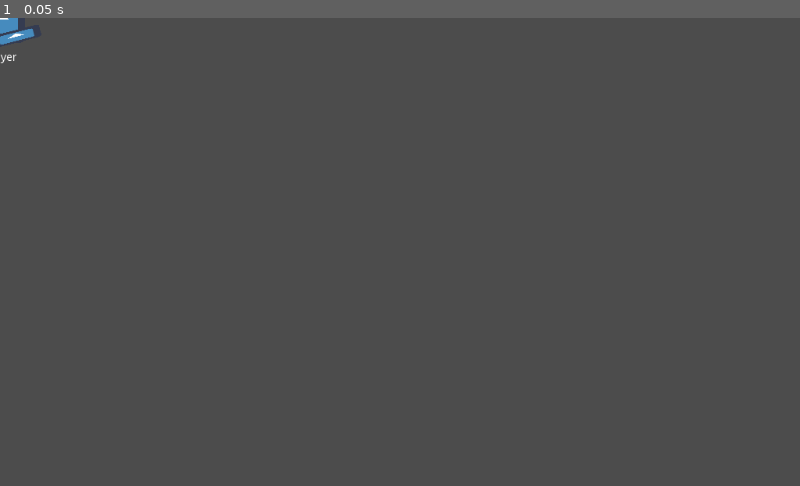
Above: before the commit, frame 1.
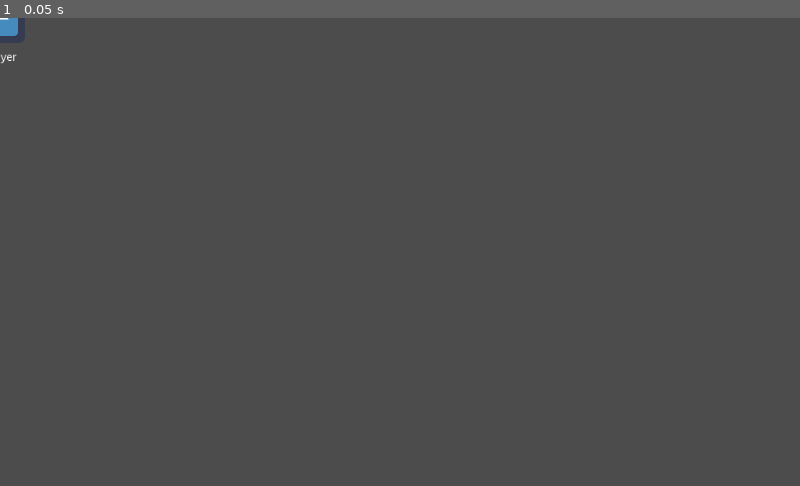
Above: after the commit, the same moment.

Repository: hakanrw/fireware
Game: Godot game, scene res://player/player.tscn
Same seed, same stepped clock (60 frames per second), same inputs: the game is played once before the commit and once after it. This scene is started directly instead of the project's main scene. The engine's default icon, where the game draws it, is replaced by a stand-in: a white triangle on a blue panel in a dark square.
Inputs:
- Up to frame 1 (0.05 s): no input

The runs differ from the first frame. In frame 1, less than 0.1% of the frame differs, in the area x 0-5%, y 2-6%.

Commit message:
add weaponry and update round mechanism

Diff:
--- a/main.tscn
+++ b/main.tscn
@@ -1,7 +1,8 @@
-[gd_scene load_steps=3 format=2]
+[gd_scene load_steps=4 format=2]
 
 [ext_resource path="res://network/round_controller.gd" type="Script" id=1]
 [ext_resource path="res://ui/hud/hud.tscn" type="PackedScene" id=2]
+[ext_resource path="res://network/shop_controller.gd" type="Script" id=3]
 
 [node name="Game" type="Node"]
 
@@ -16,3 +17,6 @@
 
 [node name="Timer" type="Timer" parent="RoundController"]
 wait_time = 120.0
+
+[node name="ShopController" type="Node" parent="."]
+script = ExtResource( 3 )
--- a/network/network_controller.gd
+++ b/network/network_controller.gd
@@ -65,6 +65,7 @@
 	if 1 != get_tree().get_rpc_sender_id():
 		return
 	Utils.get_players_node().get_node(str(id)).queue_free()
+	Utils.get_round_controller().rpc("update_leaderboard", {id: "rm"})
 	print("removing player: " + str(id))
 
 remote func update_players_props(players_props: Array):
--- a/network/round_controller.gd
+++ b/network/round_controller.gd
@@ -4,7 +4,7 @@
 signal timer_updated
 
 onready var timer = $Timer
-var _max_round_time = 120
+var _max_round_time = Utils.max_round_time
 var _game_running_last = false
 var _last_player_count = 0
 var _reset_flag = false
@@ -32,31 +32,53 @@
 	if _game_running_last != game_running():
 		_reset_flag = true
 		rpc("update_timer", _max_round_time, 4)
-		reset_game()
 
 	_game_running_last = game_running()
 	_last_player_count = player_count
 
 func reset_game():
+	# called on server
 	var new_leaderboard = {}
 	for key in leaderboard.keys():
-		new_leaderboard[key] = "rm"
+		new_leaderboard[key] = 0
+
 	rpc("update_leaderboard", new_leaderboard)
 
+	for player in NetworkController.get_player_nodes():
+		if player.next_team != Utils.Team.SPECTATOR:
+			player.get_node("NetworkedPlayer").reset_player()
+
+
 func end_round(winner: int):
+	# called on server
 	rpc("round_ended", winner)
 	# update leaderboard
 
 	_hold_flag = true
 	yield(get_tree().create_timer(4), "timeout")
+
+	# update money
+	for player in NetworkController.get_player_nodes():
+		var networked_player = player.get_node("NetworkedPlayer")
+		var money_total = player.money + 1400
+		if player.team == winner:
+			money_total += 1400
+		networked_player.rpc_id(1, "set_money", money_total)
+		networked_player.rpc_id(int(player.name), "set_money", money_total)
+
 	start_new_round()
 	_hold_flag = false
 	pass
 
 func start_new_round():
+	# called on server
 	rpc_id(1, "update_timer", _max_round_time, _max_round_time)
 	print(timer.time_left)
 	print("starts new round")
+
+	if _reset_flag:
+		reset_game()
+
 	for player in NetworkController.get_player_nodes():
 		place_player(player)
 
@@ -85,8 +107,10 @@
 	return players_dict
 
 func place_player(player: Node2D, placed_later = false):
-	player.health = 100
 	player.team = player.next_team
+	if player.team == Utils.Team.SPECTATOR:
+		return
+	player.health = Utils.max_health
 	player.global_position = Vector2(50, 50) # implement this part
 
 	if placed_later:
@@ -100,13 +124,13 @@
 	rpc_id(int(player.name), "new_round_started", _max_round_time, timer.time_left)
 
 remote func new_round_started(max_time, remaining_time):
-	# this code is called on players
+	# called on players
 	if 1 == multiplayer.get_rpc_sender_id():
 		update_timer(max_time, remaining_time)
 		emit_signal("new_round_started")
 
 remote func round_ended(winner: int):
-	# this code is called on players
+	# called on players
 	if 1 == multiplayer.get_rpc_sender_id():
 		print("team " + str(winner) + " won the round")
 
--- /dev/null
+++ b/network/shop_controller.gd
@@ -0,0 +1,37 @@
+extends Node
+
+class Item:
+	var id: int
+	var name: String
+	var price: int
+	var type: int
+
+	func _init(id: int, name: String, price: int, type: int):
+		self.id = id
+		self.name = name
+		self.price = price
+		self.type = type
+
+var shop = [
+	# rifles
+	Item.new(0 , "7.62 guerilla", 2050, Utils.WeaponType.PRIMARY),
+	Item.new(1 , "cv47", 2700, Utils.WeaponType.PRIMARY),
+	Item.new(2 , "maverick m4a1", 3100, Utils.WeaponType.PRIMARY),
+	# pistols
+	Item.new(5 , "7/24 sidearm", 200, Utils.WeaponType.SECONDARY),
+	Item.new(6 , "wrestler", 500, Utils.WeaponType.SECONDARY),
+	# smg
+	Item.new(10, "fastgun", 1050, Utils.WeaponType.PRIMARY),
+	# heavies
+	Item.new(15, "sawn off", 1100, Utils.WeaponType.PRIMARY),
+	Item.new(16, ".72 blaster", 1700, Utils.WeaponType.SECONDARY),
+	# misc
+	Item.new(20, "kevlar vest", 650, Utils.WeaponType.MISC),
+	Item.new(21, "x grenade", 300, Utils.WeaponType.MISC),
+	Item.new(22, "shockbang", 200, Utils.WeaponType.MISC),
+	Item.new(23, "smokebang", 300, Utils.WeaponType.MISC),
+
+]
+
+func _ready():
+	pass
--- a/player/network_player.gd
+++ b/player/network_player.gd
@@ -51,11 +51,32 @@
 		player.next_team = team
 		player.health = 0
 
+		reset_player()
+
 		var round_controller = Utils.get_round_controller()
 		if not round_controller.game_running():
-			if round_controller._last_player_count == 1:
+			if NetworkController.get_player_nodes().size() == 1 and round_controller._hold_flag == false:
 				round_controller.start_new_round()
 			else:
 				round_controller.place_player(player, true)
 		else:
 			rpc("set_health", 0)
+
+remotesync func set_money(money: int):
+	if 1 == multiplayer.get_rpc_sender_id():
+		player.money = money
+
+remotesync func reset_weaponry():
+	player.weapons = {
+		Utils.WeaponType.PRIMARY: -1,
+		Utils.WeaponType.SECONDARY: -1,
+		Utils.WeaponType.MISC: [],
+	}
+
+func reset_player():
+	# note: this code will be called only on server
+	rpc_id(1, "set_money", Utils.start_money)
+	rpc_id(int(player.name), "set_money", Utils.start_money)
+	rpc_id(1, "reset_weaponry")
+	rpc_id(int(player.name), "reset_weaponry")
+	player.current_weapon = 30 # this is updated on all clients on round start
--- a/player/player.gd
+++ b/player/player.gd
@@ -6,9 +6,17 @@
 onready var head = $Head
 onready var hand = $Head/Hand
 
-var speed = 200
+var current_weapon = -1 setget set_weapon
+var weapons = {
+	Utils.WeaponType.PRIMARY: -1,
+	Utils.WeaponType.SECONDARY: -1,
+	Utils.WeaponType.MISC: [],
+}
+
+var speed = Utils.player_speed
 var direction = Vector2(0, 0)
-var health = 100 setget set_health
+var health = Utils.max_health setget set_health
+var money = 0
 
 var name_tag = "Player" setget set_name_tag
 
@@ -19,6 +27,14 @@
 	team = _team
 	if _team == Utils.Team.SPECTATOR:
 		set_health(0)
+
+func set_weapon(weapon: int):
+	for n in hand.get_children():
+		hand.remove_child(n)
+	current_weapon = weapon
+
+	# optimize this
+	hand.add_child(load("res://weapons/" + str(weapon) + ".tscn").instance())
 
 func set_health(hp: int):
 	hp = max(hp, 0)
@@ -63,6 +79,7 @@
 		"name_tag": name_tag,
 		"team": team,
 		"health": health,
+		"weapon": current_weapon,
 		"id": int(name),
 	}
 
@@ -74,3 +91,4 @@
 	if "name_tag" in props :     set_name_tag(props["name_tag"])
 	if "team" in props     :             set_team(props["team"])
 	if "health" in props   :         set_health(props["health"])
+	if "weapon" in props   :         set_weapon(props["weapon"])
--- a/player/player.tscn
+++ b/player/player.tscn
@@ -22,10 +22,6 @@
 position = Vector2( 20.4932, 23.5401 )
 rotation = -0.253073
 
-[node name="Sprite" type="Sprite" parent="Head/Hand"]
-scale = Vector2( 1, 0.250231 )
-texture = ExtResource( 2 )
-
 [node name="Nametag" type="Label" parent="."]
 margin_left = -17.8109
 margin_top = 44.2394
--- a/utils.gd
+++ b/utils.gd
@@ -4,6 +4,7 @@
 const game = preload("res://main.tscn")
 
 enum Team {SECURITY, INSURGENT, SPECTATOR}
+enum WeaponType {PRIMARY, SECONDARY, MISC}
 
 func load_menu():
 	if get_node("/root").has_node("Menu"):
@@ -46,3 +47,11 @@
 
 func get_round_controller():
 	return get_node("/root/Game/RoundController")
+
+
+var max_round_time = 120
+var shopping_time = 15
+var max_health = 100
+var start_money = 1500
+var default_team = Team.SPECTATOR
+var player_speed = 200
--- /dev/null
+++ b/weapons/0.tscn
@@ -0,0 +1,10 @@
+[gd_scene load_steps=2 format=2]
+
+[ext_resource path="res://icon.png" type="Texture" id=1]
+
+[node name="Node2D" type="Node2D"]
+
+[node name="Sprite" type="Sprite" parent="."]
+position = Vector2( 20.3563, 0 )
+scale = Vector2( 1.63613, 0.250231 )
+texture = ExtResource( 1 )
--- /dev/null
+++ b/weapons/30.tscn
@@ -0,0 +1,16 @@
+[gd_scene load_steps=2 format=2]
+
+[ext_resource path="res://icon.png" type="Texture" id=1]
+
+[node name="Node2D" type="Node2D"]
+
+[node name="Sprite" type="Sprite" parent="."]
+position = Vector2( -0.176781, 0.176777 )
+scale = Vector2( 1, 0.139746 )
+texture = ExtResource( 1 )
+
+[node name="Sprite2" type="Sprite" parent="."]
+position = Vector2( -16.2635, 2.98023e-08 )
+rotation = -1.57079
+scale = Vector2( 0.360001, 0.139746 )
+texture = ExtResource( 1 )
--- /dev/null
+++ b/weapons/5.tscn
@@ -0,0 +1,9 @@
+[gd_scene load_steps=2 format=2]
+
+[ext_resource path="res://icon.png" type="Texture" id=1]
+
+[node name="Node2D" type="Node2D"]
+
+[node name="Sprite" type="Sprite" parent="."]
+scale = Vector2( 1, 0.250231 )
+texture = ExtResource( 1 )
